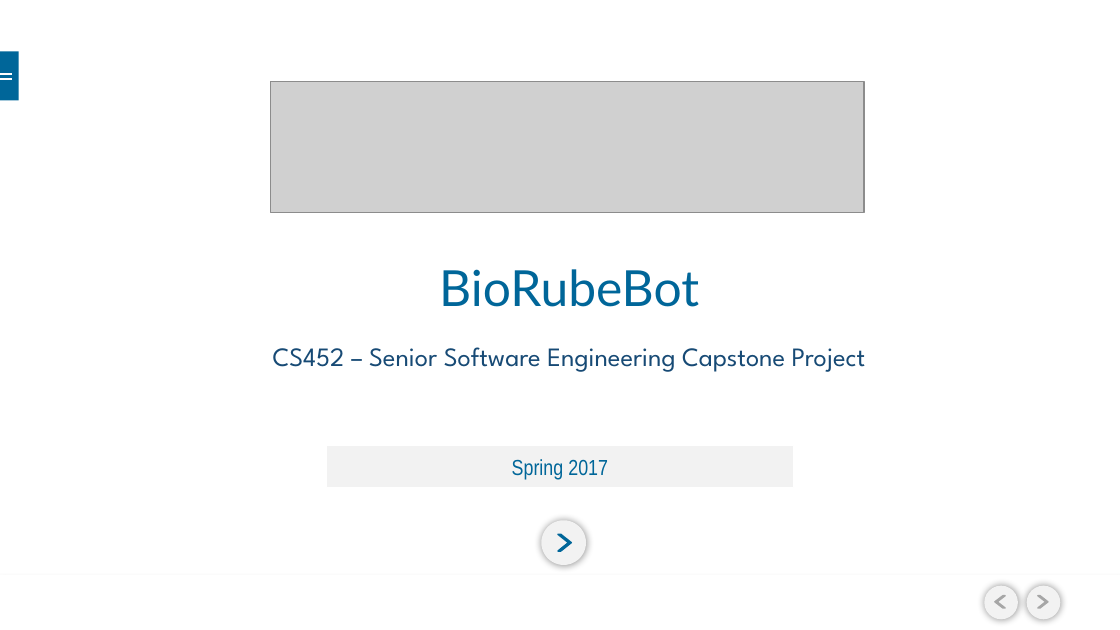
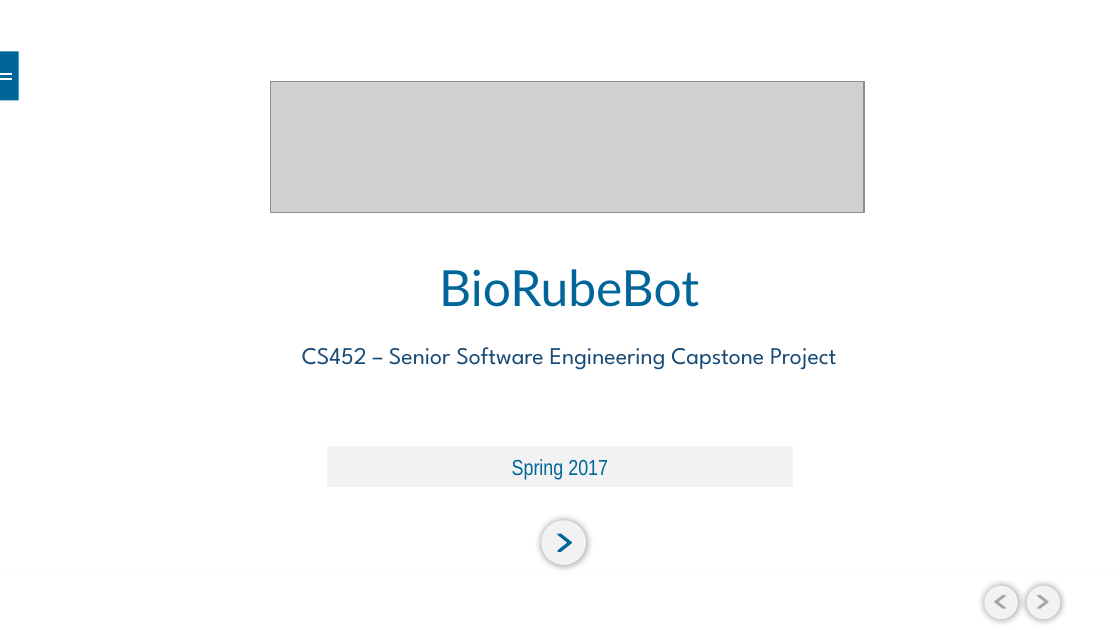
Before and after one commit to BioRubeBotProject/biorubebot-production, a slide deck: slide 1 of Documents/BIORUBEBOT- CS452 Spring 17.pptx. Drawn at 1120x630 pixels with LibreOffice and Linux fonts; fonts in the diff are those of the drawing; grey boxes stand for pictures; background and template pictures are left out. Boxes give left, top, right and bottom in pixels: in the first picture for what was removed or moved away, otherwise in the second. Text is boxed around its words. In the diff, an @@ line names an element or a change of style, - is before the commit and + after.

```diff
--- a/Documents/BIORUBEBOT- CS452 Spring 17.pptx
+++ b/Documents/BIORUBEBOT- CS452 Spring 17.pptx
@@ subtitle "CS452 – Senior Software Engineering ..." at (302,347,836,370): size 17.1 to 15.4 pt @@
```
Also in this commit, not shown: 8 other slides changed, 1 slide added.
